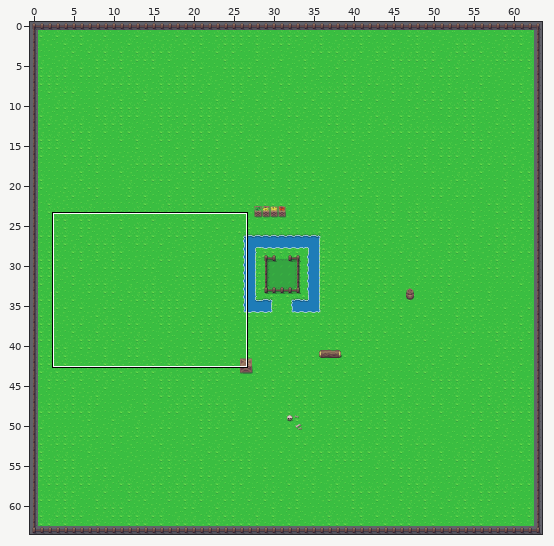
Level history. Tiled map: data/map.tmx. The picture above shows the old version from afar; the outline marks the close-up.
Close-up. Old version:
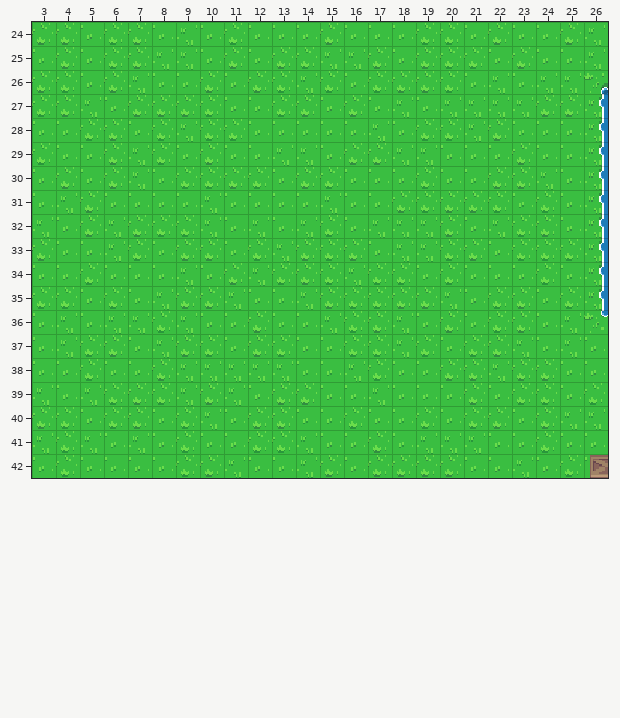
Cells are 16x16 px. Shown: x 3..26, y 24..42. The commit also changed other parts of the map, which this record leaves out.
And afterwards:
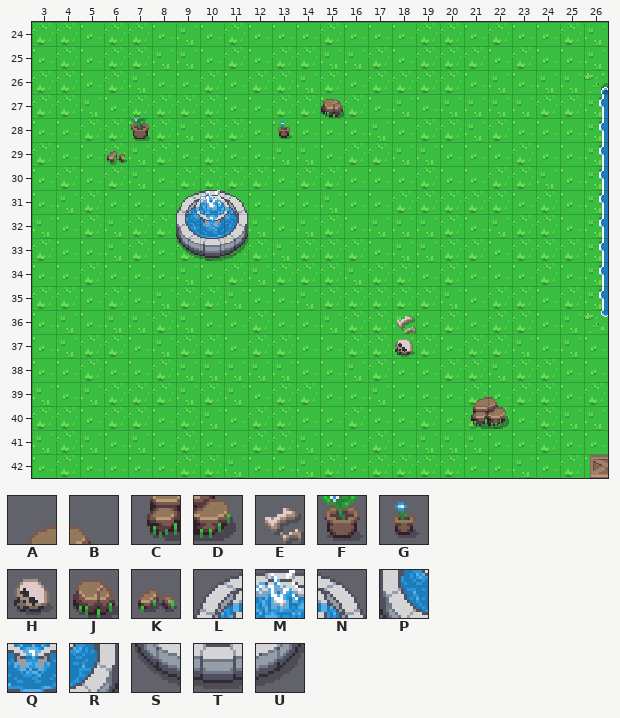
Key: from "tiles": A 25 "26", B 26 "27", C 50 "51", D 51 "52", E 65 "66", F 66 "67", G 67 "68", H 87 "88", J 116 "117", K 118 "119", L 225 "226", M 226 "227", N 227 "228", P 252 "253", Q 253 "254", R 254 "255", S 278 "279", T 279 "280", U 280 "281".
_ is an empty cell, . an unchanged one.
Diff:
--- layer "colliding"
@@ x 6..15 @@
-27 ........._
-28 ._....._..
-29 _.........
+27 .........J
+28 .F.....G..
+29 K.........
@@ x 9..11 @@
-31 ___
-32 ___
-33 ___
+31 LMN
+32 PQR
+33 STU
@@ x 18..18 @@
-36 _
-37 _
+36 E
+37 H
@@ x 21..22 @@
-39 __
-40 __
+39 AB
+40 CD
Changed places in both close-ups, as pixel boxes (x1, y1, x2, y2):
added: (321, 99, 344, 118)
added: (107, 118, 151, 163)
added: (278, 121, 292, 139)
added: (176, 190, 248, 261)
added: (395, 316, 416, 357)
added: (471, 397, 509, 429)
